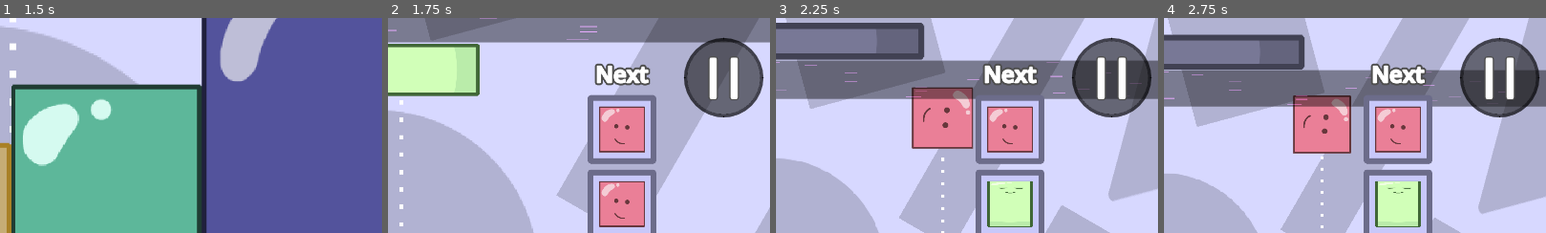
Above: before the commit, frames 1-4 (left to right).
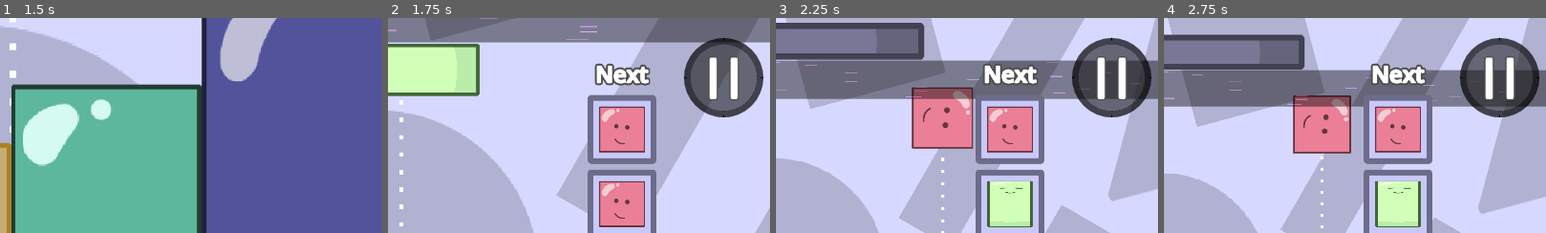
Above: after the commit, the same moments.

Repository: nullishew/game-jam-palindome
Game: Godot game, scene res://scenes/menu.tscn
Same seed, same stepped clock (60 frames per second), same inputs: the game is played once before the commit and once after it.
Inputs (mouse positions are % of the whole screen's width and height, from its top left):
- Up to frame 1 (1.5 s): click "Start" at 0.5 s; click "Start" at 1.25 s
- Up to frame 2 (1.75 s): no input
- Up to frame 3 (2.25 s): move the mouse to (72, 45) at 2.02 s; hold Right (move_piece_right) from 2.03 s (still down); tap Tab (hold_piece) at 2.1 s
- Up to frame 4 (2.75 s): keep holding Right (move_piece_right)
The pictures show only the part of the screen within x 48-98%, y 0-50%; the shares and areas given below are measured in that part.

Frame 1 is identical in both runs. In frame 2, 0.8% of the frame differs, in the area x 78-98%, y 11-46%; in frame 3, 0.8%; in frame 4, 0.8%.

Commit message:
create menu button icon

Diff:
--- a/resources/menu_button_ui/menu_button_disabled_stylebox.tres
+++ b/resources/menu_button_ui/menu_button_disabled_stylebox.tres
@@ -2,10 +2,10 @@
 
 [resource]
 bg_color = Color(0.1, 0.1, 0.1, 0.3)
-border_width_left = 8
-border_width_top = 8
-border_width_right = 8
-border_width_bottom = 8
+border_width_left = 16
+border_width_top = 16
+border_width_right = 16
+border_width_bottom = 16
 border_color = Color(0, 0, 0, 0.8)
 corner_radius_top_left = 100
 corner_radius_top_right = 100
--- a/resources/menu_button_ui/menu_button_focus_stylebox.tres
+++ b/resources/menu_button_ui/menu_button_focus_stylebox.tres
@@ -2,10 +2,10 @@
 
 [resource]
 bg_color = Color(1, 1, 1, 0.75)
-border_width_left = 8
-border_width_top = 8
-border_width_right = 8
-border_width_bottom = 8
+border_width_left = 16
+border_width_top = 16
+border_width_right = 16
+border_width_bottom = 16
 border_color = Color(0.8, 0.8, 0.8, 0.9)
 corner_radius_top_left = 100
 corner_radius_top_right = 100
--- a/resources/menu_button_ui/menu_button_hover_stylebox.tres
+++ b/resources/menu_button_ui/menu_button_hover_stylebox.tres
@@ -2,10 +2,10 @@
 
 [resource]
 bg_color = Color(0.22, 0.22, 0.22, 0.6)
-border_width_left = 8
-border_width_top = 8
-border_width_right = 8
-border_width_bottom = 8
+border_width_left = 16
+border_width_top = 16
+border_width_right = 16
+border_width_bottom = 16
 border_color = Color(0, 0, 0, 0.8)
 corner_radius_top_left = 100
 corner_radius_top_right = 100
--- a/resources/menu_button_ui/menu_button_normal_stylebox.tres
+++ b/resources/menu_button_ui/menu_button_normal_stylebox.tres
@@ -2,10 +2,10 @@
 
 [resource]
 bg_color = Color(0.1, 0.1, 0.1, 0.6)
-border_width_left = 8
-border_width_top = 8
-border_width_right = 8
-border_width_bottom = 8
+border_width_left = 16
+border_width_top = 16
+border_width_right = 16
+border_width_bottom = 16
 border_color = Color(0, 0, 0, 0.7)
 corner_radius_top_left = 100
 corner_radius_top_right = 100
--- a/resources/menu_button_ui/menu_button_pressed_stylebox.tres
+++ b/resources/menu_button_ui/menu_button_pressed_stylebox.tres
@@ -2,10 +2,10 @@
 
 [resource]
 bg_color = Color(0, 0, 0, 0.6)
-border_width_left = 8
-border_width_top = 8
-border_width_right = 8
-border_width_bottom = 8
+border_width_left = 16
+border_width_top = 16
+border_width_right = 16
+border_width_bottom = 16
 border_color = Color(0, 0, 0, 0.9)
 corner_radius_top_left = 100
 corner_radius_top_right = 100
--- a/scenes/game_over.tscn
+++ b/scenes/game_over.tscn
@@ -7,6 +7,7 @@
 [ext_resource type="StyleBox" uid="uid://7d3xxgifanaf" path="res://resources/menu_button_ui/menu_button_hover_stylebox.tres" id="4_7m3ot"]
 [ext_resource type="StyleBox" uid="uid://djikl8q0utpmy" path="res://resources/menu_button_ui/menu_button_disabled_stylebox.tres" id="5_irg28"]
 [ext_resource type="StyleBox" uid="uid://b4r18fogvaykm" path="res://resources/menu_button_ui/menu_button_focus_stylebox.tres" id="5_v3hpu"]
+[ext_resource type="Texture2D" uid="uid://bwh8uqj645y8r" path="res://assets/ui/menu_btn_icon.png" id="8_2jtsn"]
 
 [sub_resource type="Animation" id="Animation_xeevv"]
 length = 0.001
@@ -102,6 +103,87 @@
 &"RESET": SubResource("Animation_v3hpu"),
 &"aaaaaa": SubResource("Animation_irg28")
 }
+
+[sub_resource type="Shader" id="Shader_8bugq"]
+resource_local_to_scene = true
+code = "shader_type canvas_item;
+
+uniform vec4 outline_color : source_color =
+	vec4(0.0, 0.0, 0.0, 1.0);
+
+uniform float outline_size = 8.0;
+uniform float edge_softness = 1.5;
+
+varying vec4 modulate_color;
+
+void vertex() {
+	modulate_color = COLOR;
+}
+
+void fragment() {
+
+	vec4 tex = texture(TEXTURE, UV);
+
+	vec4 icon = tex * modulate_color;
+
+	float center_alpha = tex.a;
+
+	// Find nearest edge distance (brute-force SDF approximation)
+	float min_dist = outline_size + 1.0;
+
+	int radius = int(ceil(outline_size));
+
+	for (int x = -radius; x <= radius; x++) {
+		for (int y = -radius; y <= radius; y++) {
+
+			vec2 offset = vec2(float(x), float(y));
+			float dist = length(offset);
+
+			if (dist > outline_size)
+				continue;
+
+			vec2 sample_uv = UV + offset * TEXTURE_PIXEL_SIZE;
+
+			float sample_alpha = texture(TEXTURE, sample_uv).a;
+
+			if (sample_alpha > 0.001) {
+				min_dist = min(min_dist, dist - sample_alpha);
+			}
+		}
+	}
+
+	// Soft falloff at outer edge
+	float outer = 1.0 - smoothstep(
+		outline_size - edge_softness,
+		outline_size,
+		min_dist
+	);
+
+	outer *= (1.0 - center_alpha);
+
+	vec4 border = outline_color * modulate_color;
+
+	// --- Proper alpha compositing (NO max()) ---
+
+	float outline_a = outer * border.a;
+
+	float final_a =
+		outline_a + icon.a * (1.0 - outline_a);
+
+	vec3 final_rgb =
+		(border.rgb * outline_a * (1.0 - icon.a)) +
+		(icon.rgb * icon.a);
+
+	final_rgb /= max(final_a, 0.0001);
+
+	COLOR = vec4(final_rgb, final_a);
+}"
+
+[sub_resource type="ShaderMaterial" id="ShaderMaterial_wawo4"]
+shader = SubResource("Shader_8bugq")
+shader_parameter/outline_color = Color(0.30588236, 0.30588236, 0.30588236, 1)
+shader_parameter/outline_size = 3.0
+shader_parameter/edge_softness = 1.5
 
 [node name="GameOver" type="CanvasLayer" unique_id=1361454001 node_paths=PackedStringArray("turn_count_label", "score_label", "menu_btn", "replay_btn")]
 layer = 5
@@ -278,22 +360,22 @@
 theme_override_styles/disabled = ExtResource("5_irg28")
 theme_override_styles/focus = ExtResource("5_v3hpu")
 
-[node name="Menu Label" type="Label" parent="Panel/Game Over Menu/HBoxContainer/Menu Button" unique_id=516026881]
-custom_minimum_size = Vector2(200, 200)
-layout_mode = 0
-offset_right = 200.0
-offset_bottom = 200.0
-theme_override_colors/font_color = Color(1, 1, 1, 1)
-theme_override_colors/font_shadow_color = Color(0.30588236, 0.30588236, 0.30588236, 1)
-theme_override_colors/font_outline_color = Color(1, 1, 1, 1)
-theme_override_constants/shadow_offset_x = 0
-theme_override_constants/shadow_offset_y = 0
-theme_override_constants/outline_size = 25
-theme_override_constants/shadow_outline_size = 40
-theme_override_font_sizes/font_size = 120
-text = "☰"
-horizontal_alignment = 1
-vertical_alignment = 1
+[node name="MarginContainer" type="MarginContainer" parent="Panel/Game Over Menu/HBoxContainer/Menu Button" unique_id=1583890944]
+layout_mode = 1
+anchors_preset = 15
+anchor_right = 1.0
+anchor_bottom = 1.0
+grow_horizontal = 2
+grow_vertical = 2
+theme_override_constants/margin_left = 12
+theme_override_constants/margin_top = 12
+theme_override_constants/margin_right = 12
+theme_override_constants/margin_bottom = 12
+
+[node name="TextureRect" type="TextureRect" parent="Panel/Game Over Menu/HBoxContainer/Menu Button/MarginContainer" unique_id=1326833595]
+material = SubResource("ShaderMaterial_wawo4")
+layout_mode = 2
+texture = ExtResource("8_2jtsn")
 
 [node name="Replay Button" type="Button" parent="Panel/Game Over Menu/HBoxContainer" unique_id=713294060]
 custom_minimum_size = Vector2(200, 200)
Binary file added: assets/ui/menu_btn_icon.png
Not shown, added: assets/ui/menu_btn_icon.png.import
